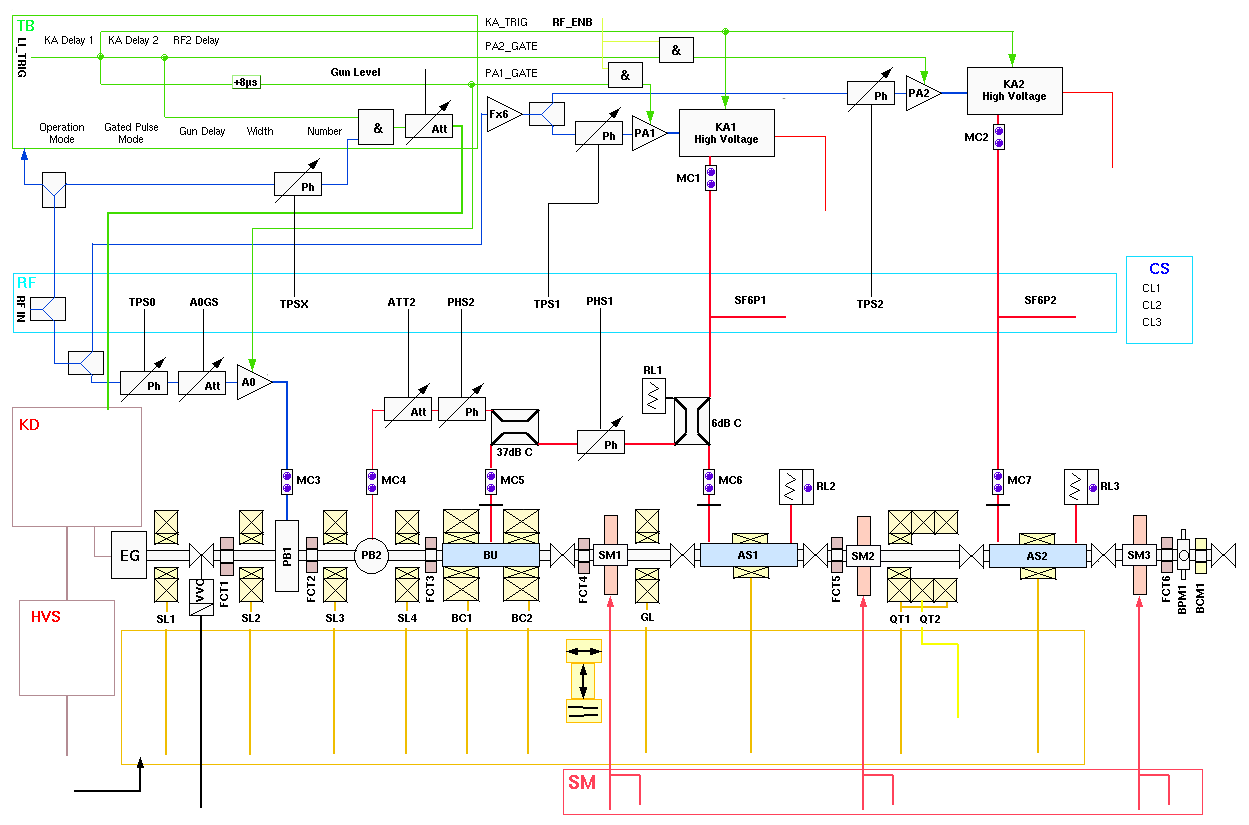
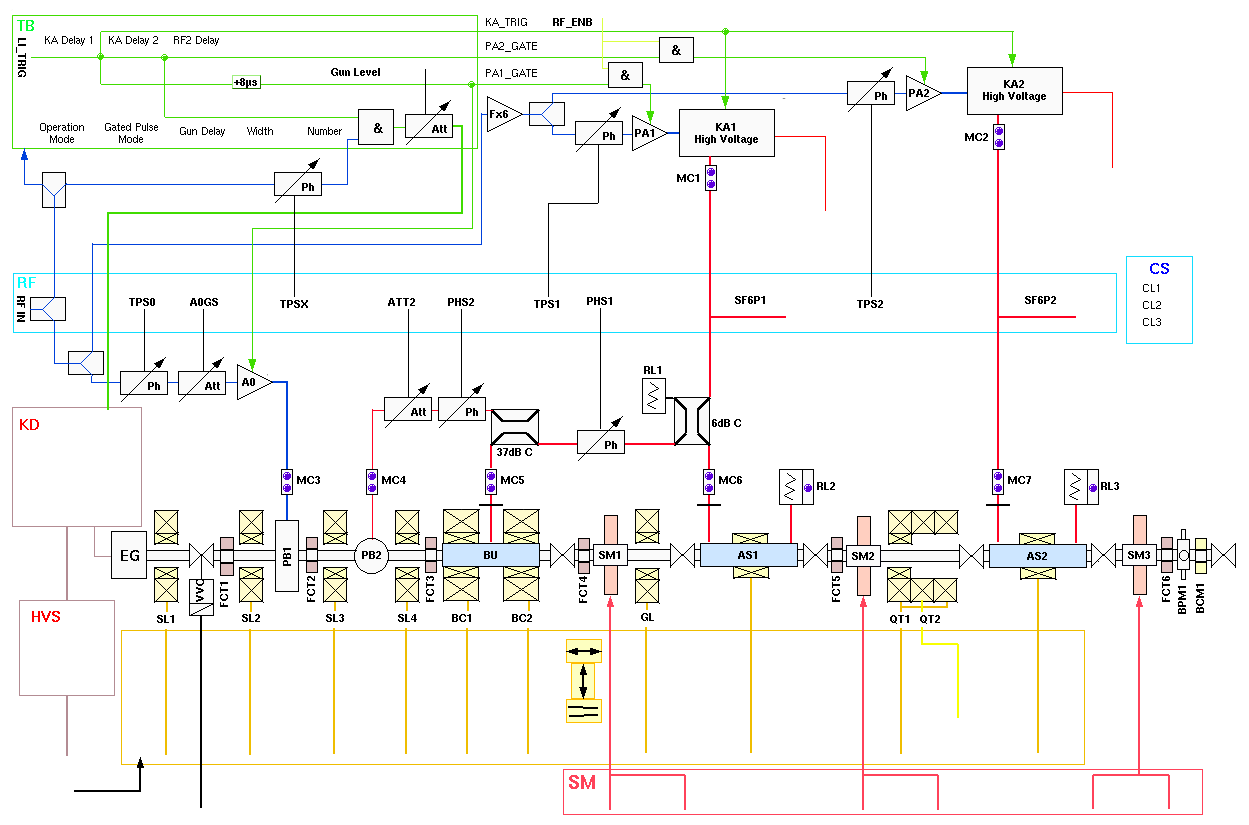
The second 1249px x 825px image is a revision of the first. Changes to its layers:
painted on "Pasted Layer" over [639, 774, 1170, 810]
